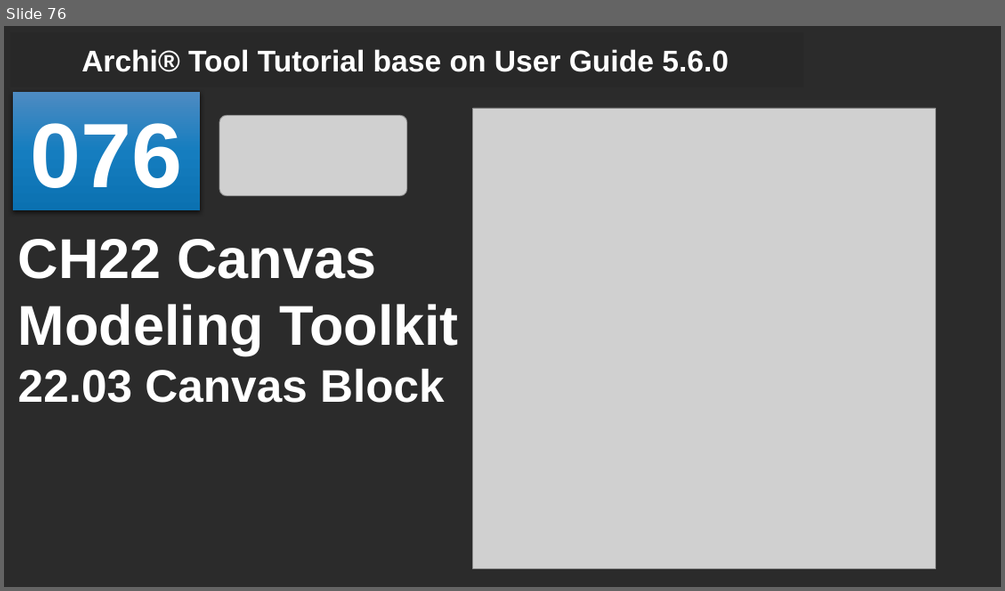
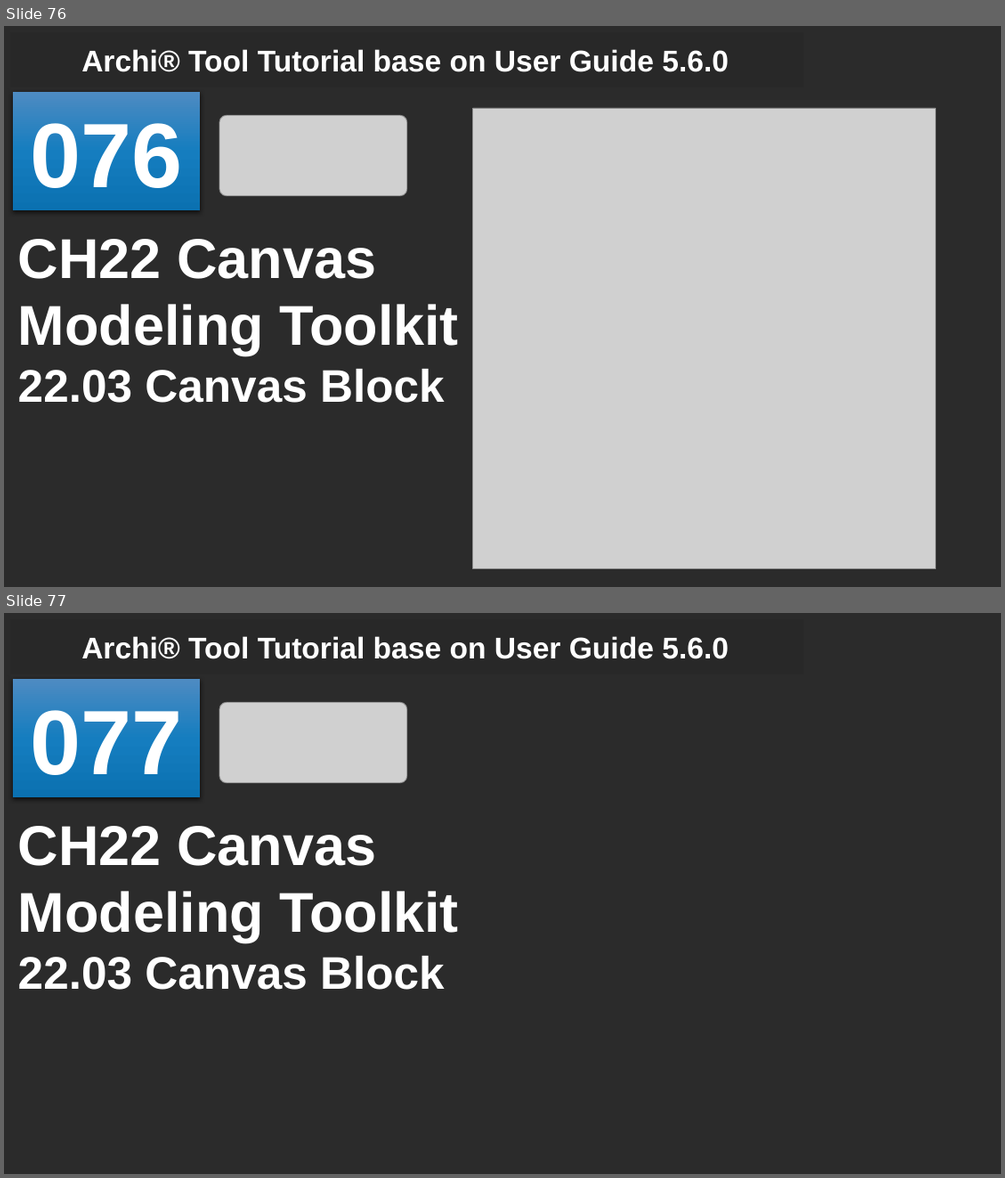
Before and after one commit to yasenstar/Archi_Tutorial, a slide deck: Archi_Tool_Tutorial_base_on_User_Guide.pptx. Shown one above the other, each under a label of ours: slide 76 before the commit, slides 76 and 77 after it. The pictures are 1005x591 and 1005x1178 pixels, drawn with LibreOffice and Linux fonts; fonts in the diff are those of the drawing; grey boxes stand for pictures; background and template pictures are left out; a plain dark background stands for a picture behind light text. Boxes give left, top, right and bottom in pixels: in the first picture for what was removed or moved away, otherwise in the second. Text is boxed around its words. In the diff, an @@ line names an element or a change of style, - is before the commit and + after.

Commit message:
update PPT and image cover

```diff
--- a/Archi_Tool_Tutorial_base_on_User_Guide.pptx
+++ b/Archi_Tool_Tutorial_base_on_User_Guide.pptx
@@ slide 77 added at (4,613,1001,1174), background picture (left out) @@
@@ title added at (81,636,728,659), 28.8 pt, text #FFFFFF, bold @@
+Archi® Tool Tutorial base on User Guide 5.6.0
@@ rectangle added at (13,680,201,798), fill gradient #4E8BC3 to #157EC0 to #0C71B1, 88 pt, text #FFFFFF, bold @@
+077
@@ picture added at (219,702,407,783) @@
@@ text added at (18,826,459,989), 54 pt, text #FFFFFF, bold @@
+CH22 Canvas Modeling Toolkit
+22.03 Canvas Block
```
Also in this commit, not shown: 2 other files.
